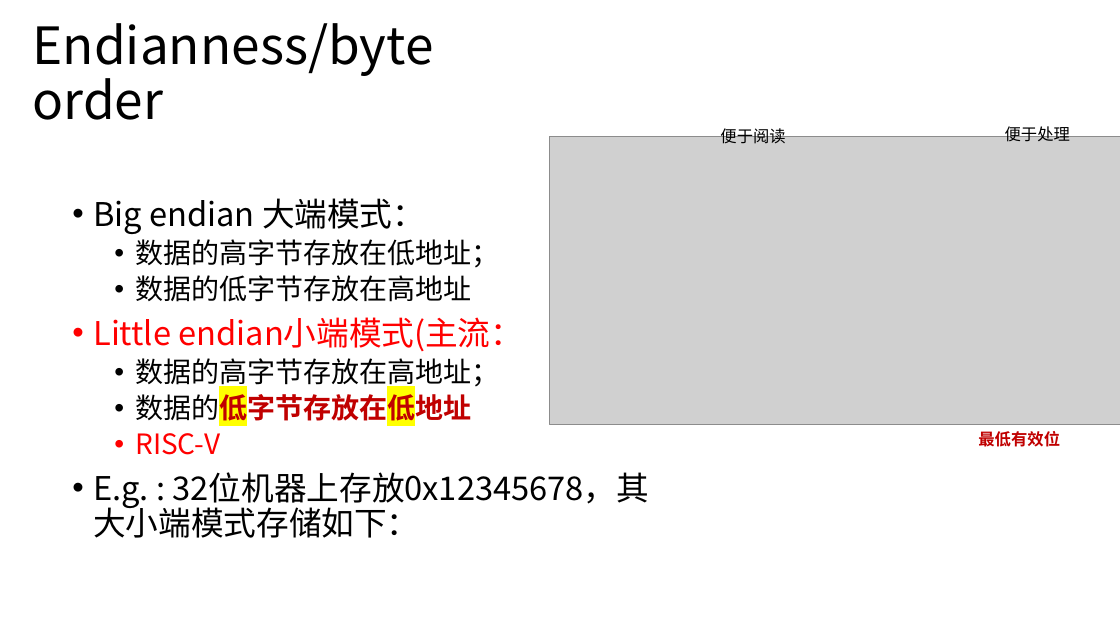
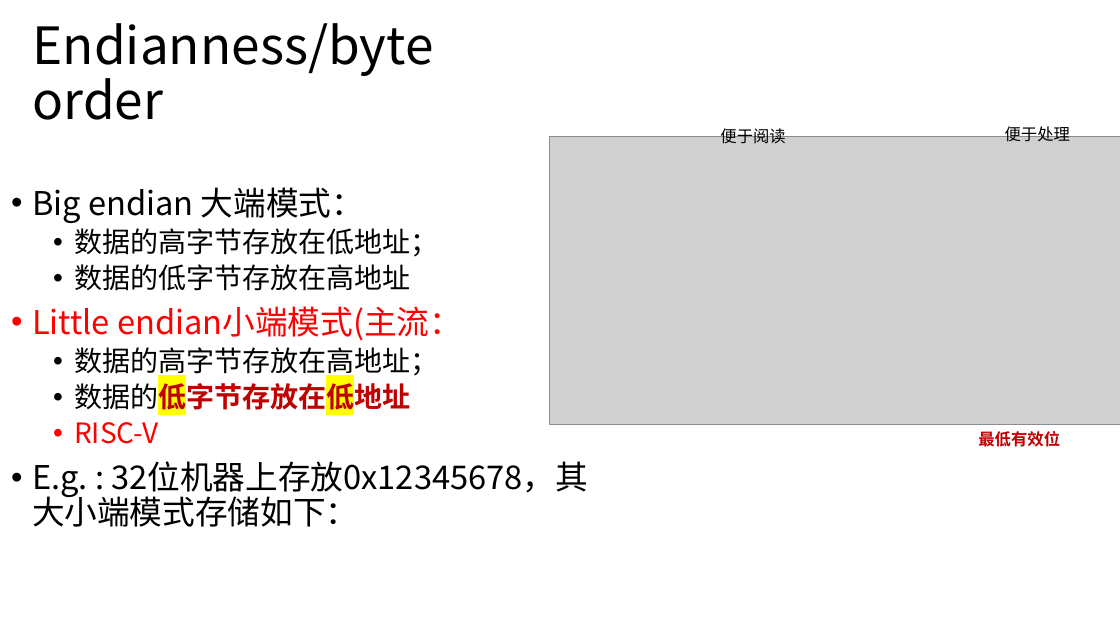
Before and after one commit to weichow23/zju_course, a slide deck: slide 13 of 计算机组成/复习ppt/[x] 2 指令.pptx. Drawn at 1120x630 pixels with LibreOffice and Linux fonts; fonts in the diff are those of the drawing; grey boxes stand for pictures. Boxes give left, top, right and bottom in pixels: in the first picture for what was removed or moved away, otherwise in the second. Text is boxed around its words. In the diff, an @@ line names an element or a change of style, - is before the commit and + after.

```diff
--- a/计算机组成/复习ppt/[x] 2 指令.pptx
+++ b/计算机组成/复习ppt/[x] 2 指令.pptx
@@ text "Big endian 大端模式：": place and size @@
-text "Big endian 大端模式：" at box(93, 198, 649, 538)
+text "Big endian 大端模式：" at box(32, 187, 587, 527)
```
Also in this commit, not shown: 10 other slides changed, 5 slides removed, 9 other files.
